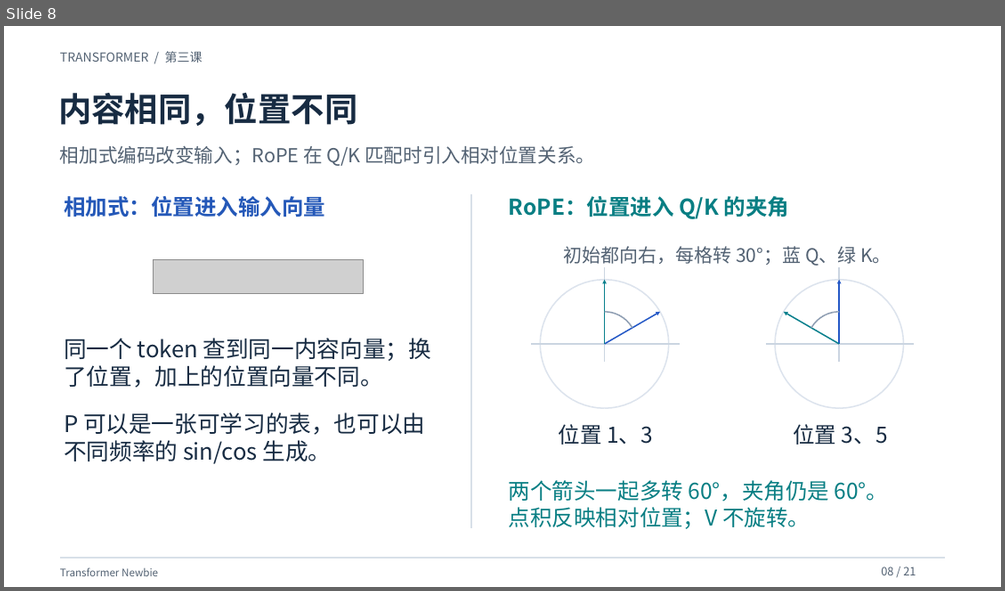
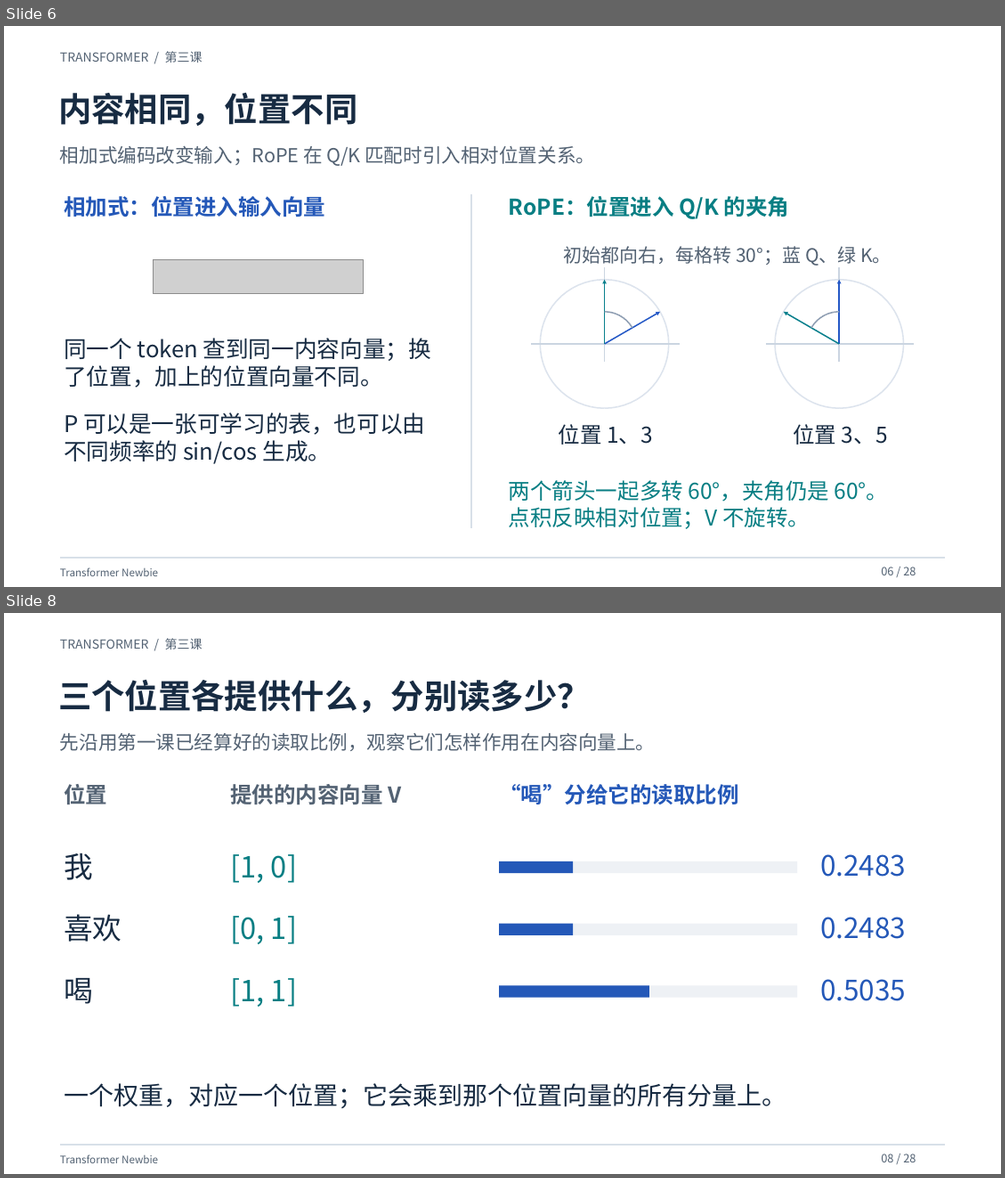
Before and after one commit to yangzy723/Transformer-Newbie, a slide deck: class3/class3_attention.pptx. Shown one above the other, each under a label of ours: slide 8 before the commit, slides 6 and 8 after it; the slides between them are not shown. The pictures are 1005x591 and 1005x1178 pixels, drawn with LibreOffice and Linux fonts; fonts in the diff are those of the drawing; grey boxes stand for pictures. Boxes give left, top, right and bottom in pixels: in the first picture for what was removed or moved away, otherwise in the second. Text is boxed around its words. In the diff, an @@ line names an element or a change of style, - is before the commit and + after.

```diff
--- a/class3/class3_attention.pptx
+++ b/class3/class3_attention.pptx
@@ slide 8 added at (4,613,1001,1174), background #FFFFFF @@
@@ rectangle added at (4,613,1001,1174), fill #FFFFFF @@
@@ text added at (60,638,202,649), 12 pt, text #536273 @@
+TRANSFORMER / 第三课
@@ text added at (58,680,591,713), 32 pt, text #172B42, bold @@
+三个位置各提供什么，分别读多少？
@@ text added at (60,733,655,751), 18.5 pt, text #536273 @@
+先沿用第一课已经算好的读取比例，观察它们怎样作用在内容向量上。
@@ text added at (64,784,107,804), 21 pt, text #536273, bold @@
+位置
@@ text added at (230,784,402,805), 21 pt, text #536273, bold @@
+提供的内容向量 V
@@ text added at (499,784,739,805), 21 pt, text #2458B8, bold @@
+“喝”分给它的读取比例
@@ text added at (64,852,93,880), 28 pt, text #172B42 @@
+我
@@ text added at (230,854,297,883), 28 pt, text #087E83 @@
+[1, 0]
@@ rectangle added at (499,861,797,873), fill #EEF1F5 @@
@@ rectangle added at (499,861,573,873), fill #2458B8 @@
@@ text added at (820,854,906,876), 27 pt, text #2458B8 @@
+0.2483
@@ text added at (64,914,121,941), 28 pt, text #172B42 @@
+喜欢
@@ text added at (230,916,297,944), 28 pt, text #087E83 @@
+[0, 1]
@@ rectangle added at (499,924,797,935), fill #EEF1F5 @@
@@ rectangle added at (499,924,573,935), fill #2458B8 @@
@@ text added at (820,916,906,939), 27 pt, text #2458B8 @@
+0.2483
@@ text added at (64,978,93,1004), 28 pt, text #172B42 @@
+喝
@@ text added at (230,978,297,1006), 28 pt, text #087E83 @@
+[1, 1]
@@ rectangle added at (499,985,797,997), fill #EEF1F5 @@
@@ rectangle added at (499,985,649,997), fill #2458B8 @@
@@ text added at (820,979,906,1001), 27 pt, text #2458B8 @@
+0.5035
@@ text added at (64,1083,786,1109), 24 pt, text #172B42 @@
+一个权重，对应一个位置；它会乘到那个位置向量的所有分量上。
@@ line added from (60, 1144) to (945, 1144), #D8E0E8 1.3 pt @@
@@ text added at (60,1154,158,1163), 10 pt, text #536273 @@
+Transformer Newbie
@@ text added at (881,1153,915,1162), 11 pt, text #536273 @@
+08 / 28
@@ what was slide 8 is now slide 6 @@
@@ slide 6 changed as well @@
@@ text at (881,566,915,575): text changed @@
-08 / 21
+06 / 28
```
Also in this commit, not shown: 18 other slides changed, 8 other slides added, 2 slides removed, 36 other files.
